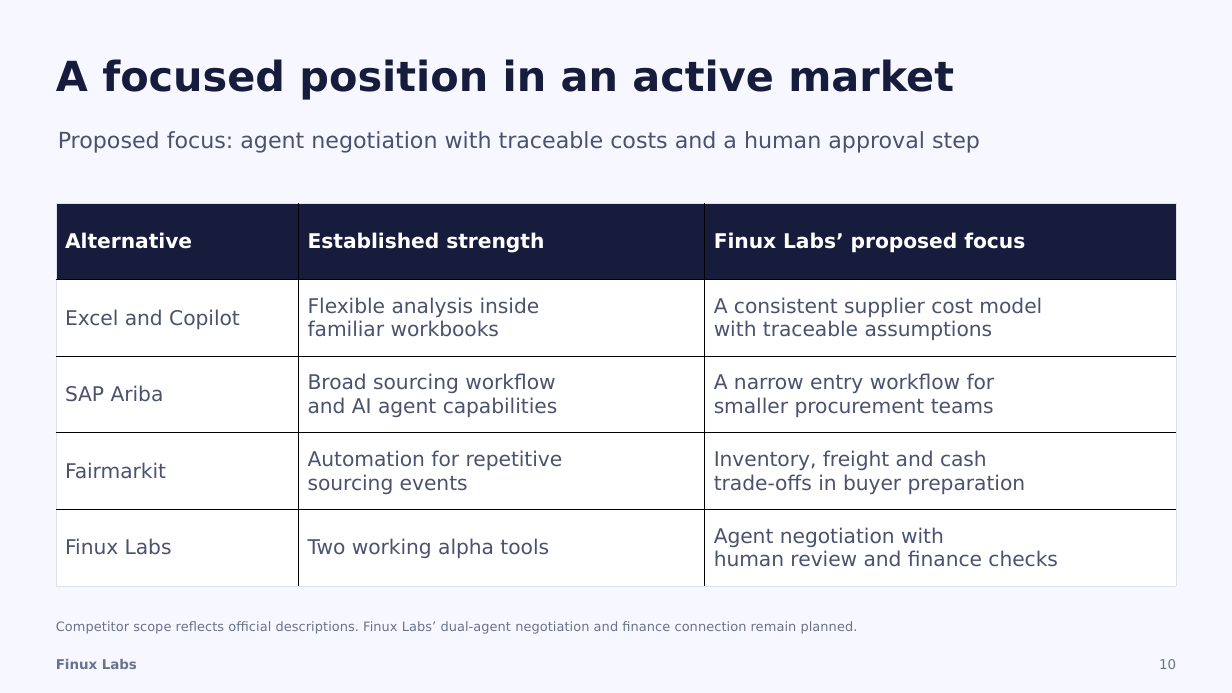
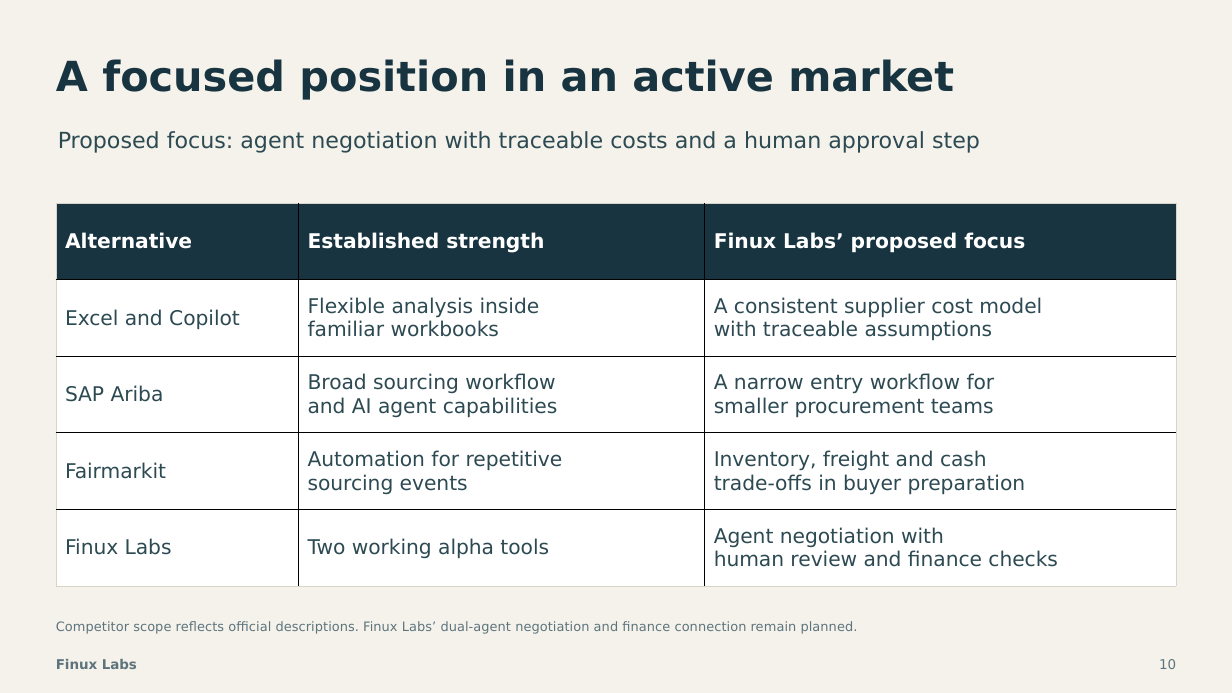
Before and after one commit to finuxlabs/FinuxLabs.github.io, a slide deck: slide 10 of docs/publish/pitch-agentic-procurement/Finux-Labs-Procurement-AI-Pitch-15-Slides.pptx. Drawn at 1232x693 pixels with LibreOffice and Linux fonts; fonts in the diff are those of the drawing. Boxes give left, top, right and bottom in pixels: in the first picture for what was removed or moved away, otherwise in the second. Text is boxed around its words. In the diff, an @@ line names an element or a change of style, - is before the commit and + after.

```diff
--- a/docs/publish/pitch-agentic-procurement/Finux-Labs-Procurement-AI-Pitch-15-Slides.pptx
+++ b/docs/publish/pitch-agentic-procurement/Finux-Labs-Procurement-AI-Pitch-15-Slides.pptx
@@ background #F7F8FF to #F4F2EB @@
@@ text "A focused position in an ..." at [56, 59, 954, 100]: text colour #171C3D to #183440 @@
@@ text "Proposed focus: agent negotiation with ..." at [58, 131, 980, 153]: text colour #4B526F to #2D4A53 @@
@@ table at [55, 203, 1176, 587] @@
@@ fill #171C3D to #183440 in row 1 @@
@@ text colour #4B526F to #2D4A53 in "Excel and Copilot", "Flexible analysis inside", "familiar workbooks", "A consistent supplier cost model" and 15 more places @@
@@ borders changed @@
@@ text colour #69728D to #5E747C in 3 elements at [56, 659, 137, 669], [1159, 659, 1176, 669], [56, 621, 858, 634] @@
```
Also in this commit, not shown: 15 other slides changed, 2 other files.
